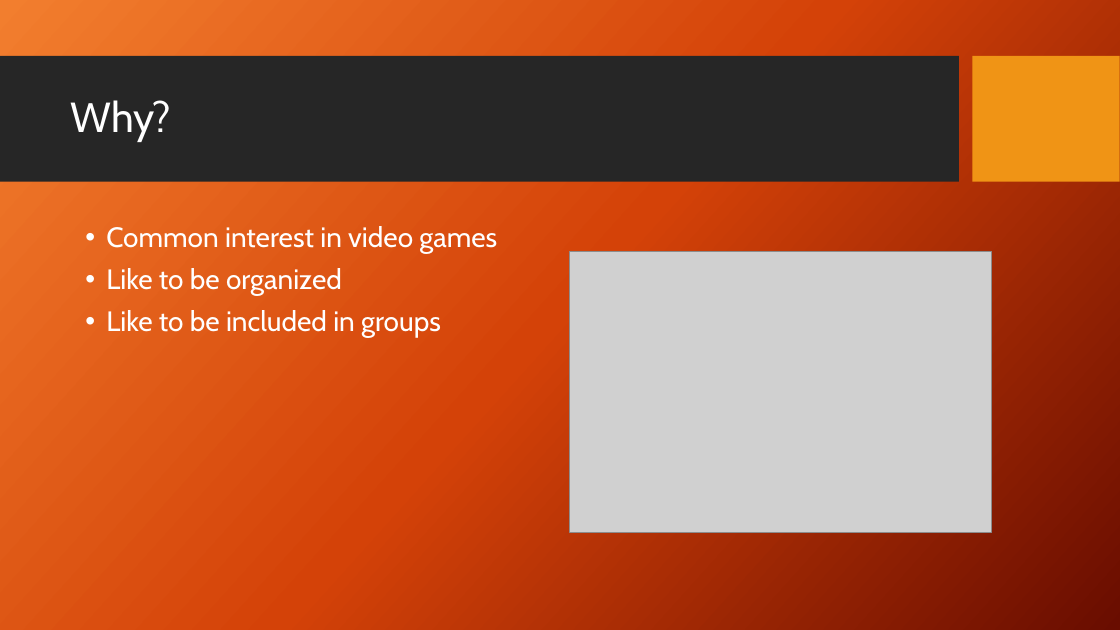
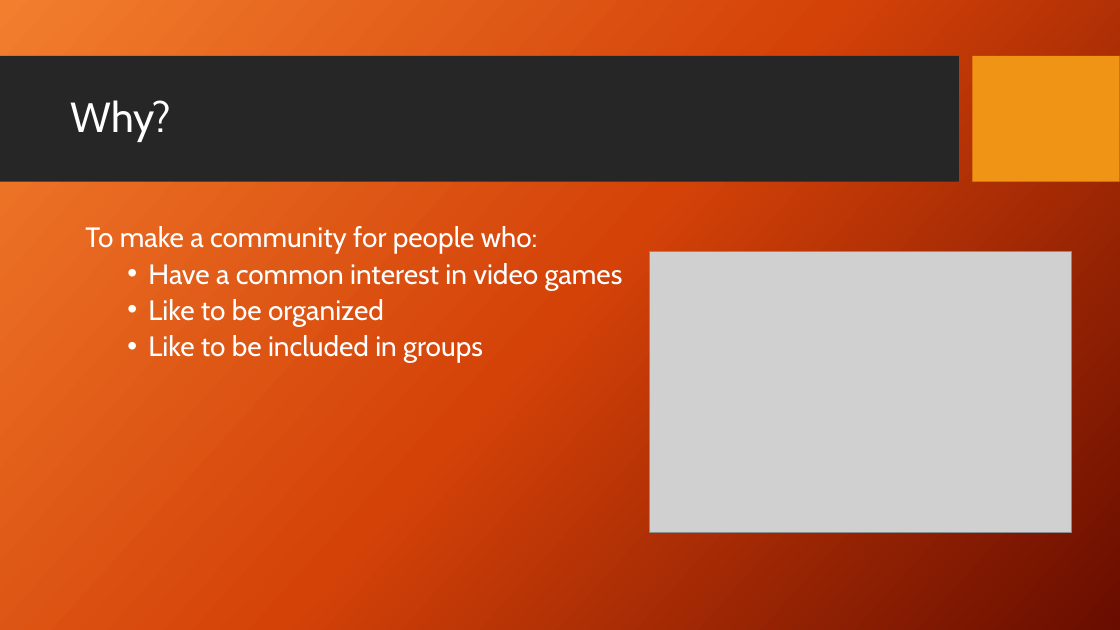
Before and after one commit to SlyKlops/Guildsite, a slide deck: slide 2 of web/Karpe Diem.pptx. Drawn at 1120x630 pixels with LibreOffice and Linux fonts; fonts in the diff are those of the drawing; grey boxes stand for pictures; background and template pictures are left out. Boxes give left, top, right and bottom in pixels: in the first picture for what was removed or moved away, otherwise in the second. Text is boxed around its words. In the diff, an @@ line names an element or a change of style, - is before the commit and + after.

```diff
--- a/web/Karpe Diem.pptx
+++ b/web/Karpe Diem.pptx
@@ text at [85, 226, 623, 290]: text changed @@
-• Common interest in video games
+To make a community for people who:
+  • Have a common interest in video games
@@ picture: place and size @@
-picture at [570, 251, 991, 532]
+picture at [650, 251, 1072, 532]
@@ text at [148, 299, 483, 362]: list level 1 to 2 in "Like to be organized"; list level 1 to 2 in "Like to be included in ..." @@
```
Also in this commit, not shown: 3 other slides changed.
